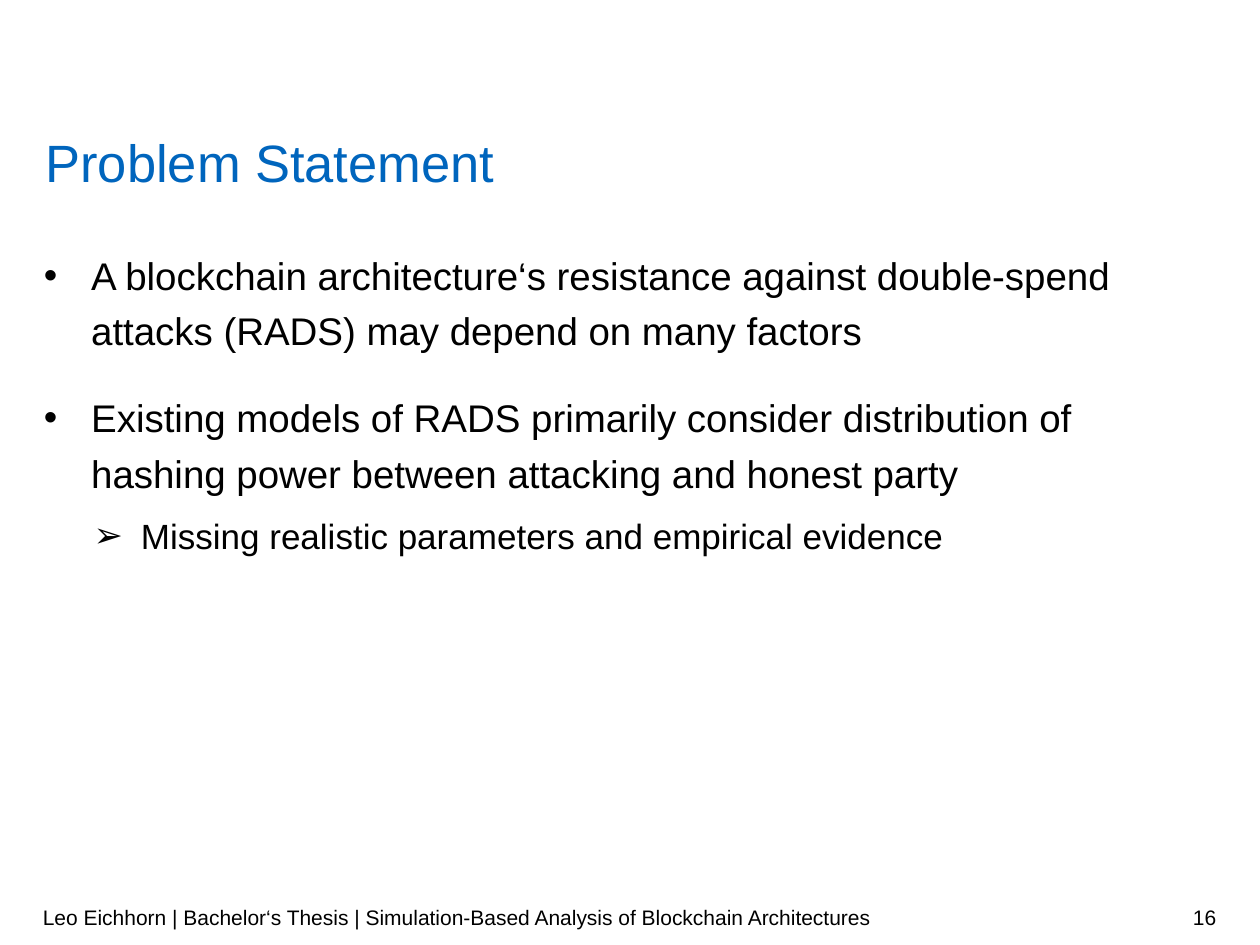
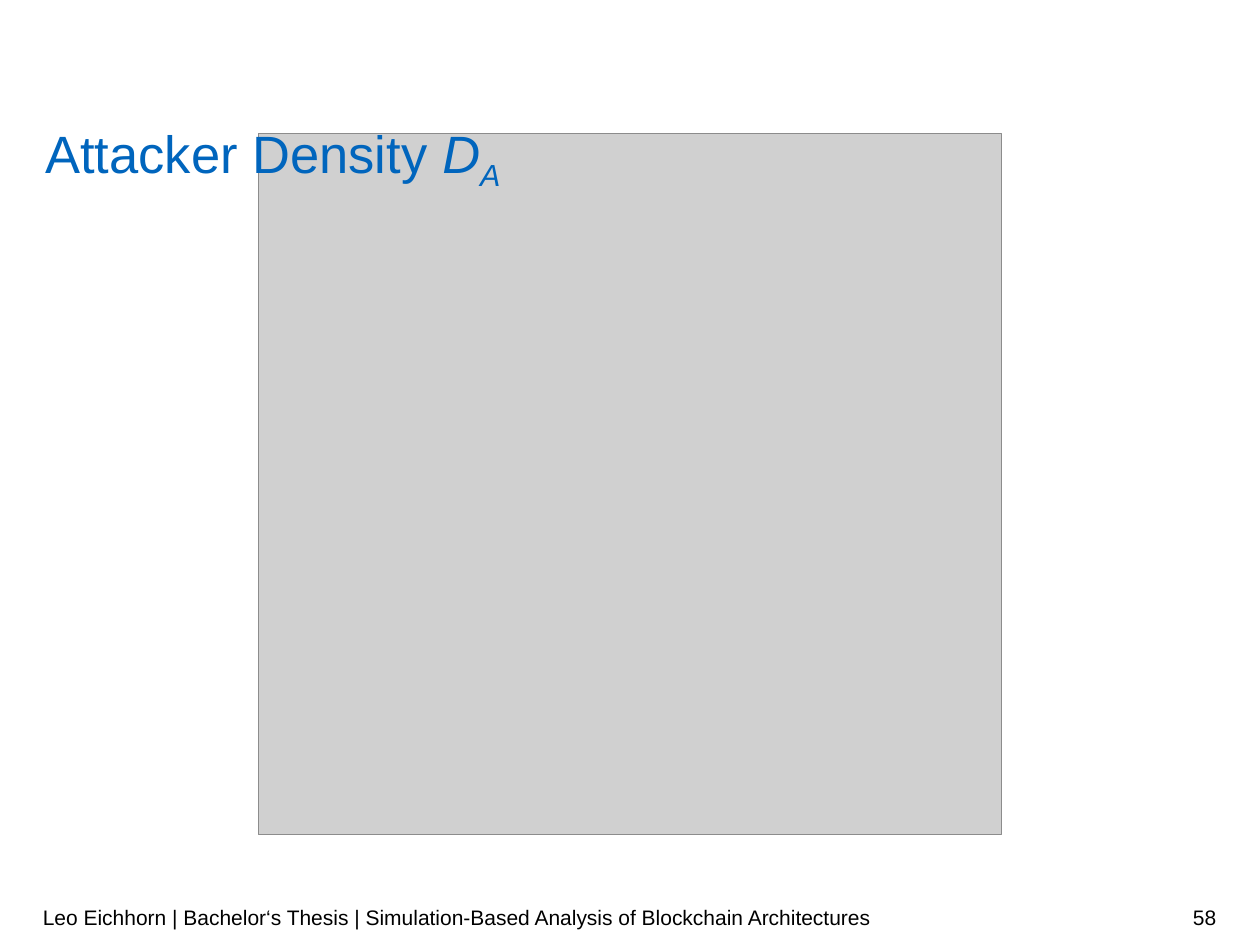
Before and after one commit to LeoEichhorn/Blockchain, a slide deck: slide 58 of Presentation/Blockchain.pptx (slide 16 before the commit). Drawn at 1260x945 pixels with LibreOffice and Linux fonts; fonts in the diff are those of the drawing; grey boxes stand for pictures; background and template pictures are left out. Boxes give left, top, right and bottom in pixels: in the first picture for what was removed or moved away, otherwise in the second. Text is boxed around its words. In the diff, an @@ line names an element or a change of style, - is before the commit and + after.

```diff
--- a/Presentation/Blockchain.pptx
+++ b/Presentation/Blockchain.pptx
@@ title at [45,131,427,184]: text changed @@
-Problem Statement
+Attacker Density DA
@@ picture added at [258,134,1002,835] @@
@@ text removed at [91,262,1110,556] @@
-• A blockchain architecture‘s resistance against double-spend attacks (RADS) may depend on many factors
-• Existing models of RADS primarily consider distribution of hashing power between attacking and honest party
-    ➢ Missing realistic parameters and empirical evidence
@@ page number at [1193,910,1216,926]: text changed @@
-16
+58
```
Also in this commit, not shown: 21 other slides changed, 8 slides added, 19 other files.
